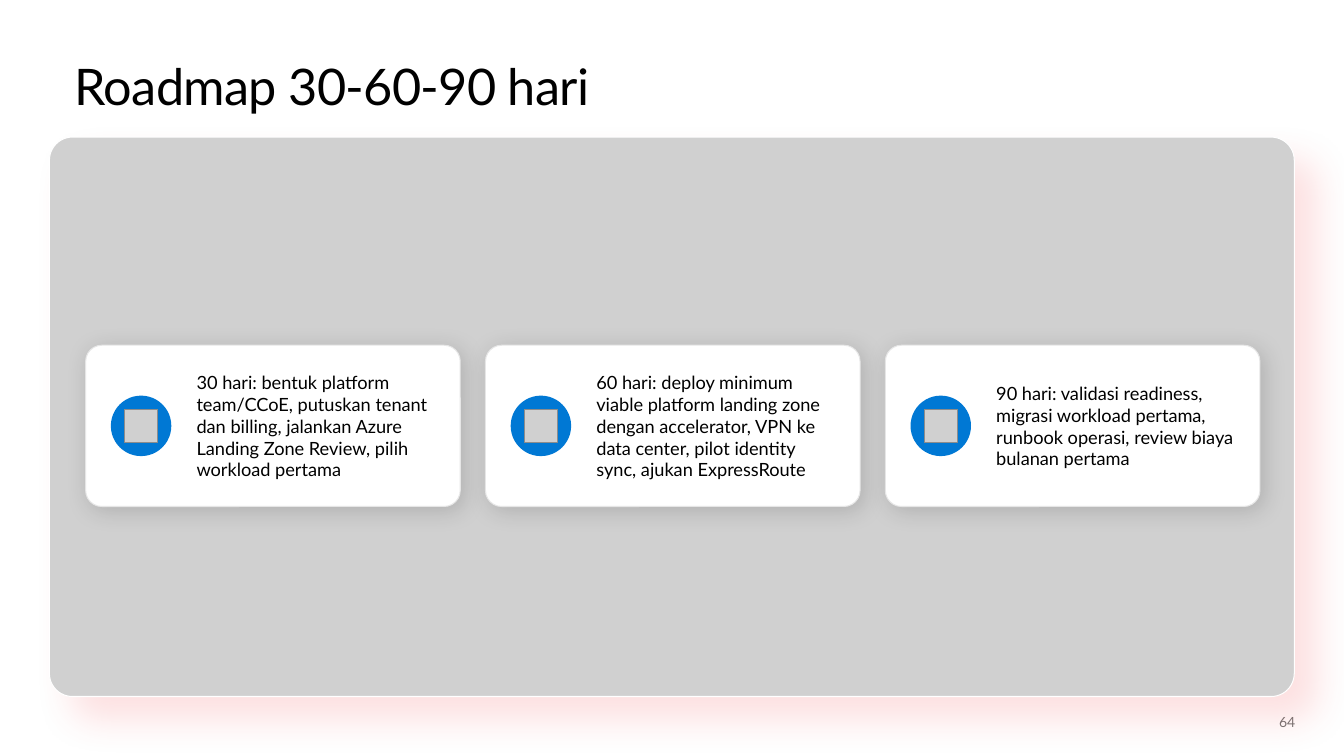
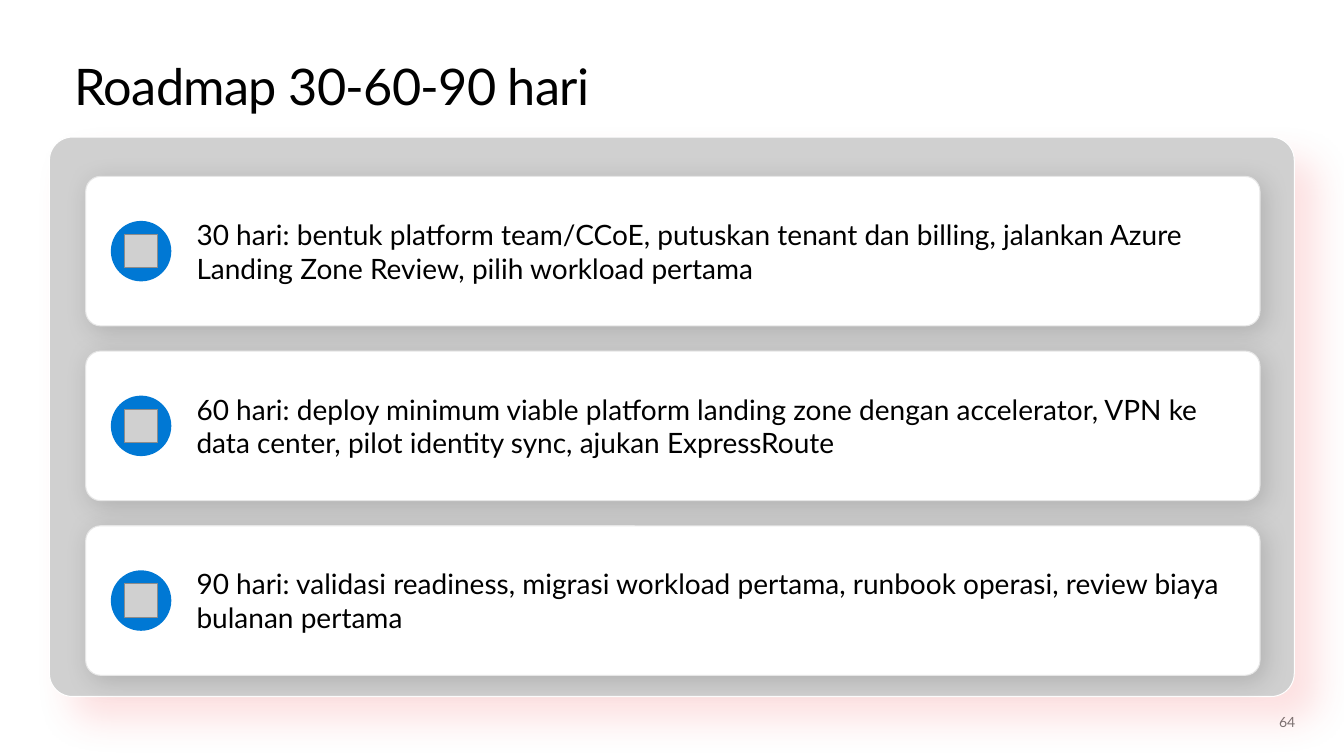
Before and after one commit to medisa-aris/azure-landing-zone-training, a slide deck: slide 64 of slides/pptx/slide_day05_automate-onboard-operate.pptx. Drawn at 1344x756 pixels with LibreOffice and Linux fonts; fonts in the diff are those of the drawing; grey boxes stand for pictures; background and template pictures are left out. Boxes give left, top, right and bottom in pixels: in the first picture for what was removed or moved away, otherwise in the second. Text is boxed around its words. In the diff, an @@ line names an element or a change of style, - is before the commit and + after.

```diff
--- a/slides/pptx/slide_day05_automate-onboard-operate.pptx
+++ b/slides/pptx/slide_day05_automate-onboard-operate.pptx
@@ rounded rectangle added at (86,176,1260,326), fill #FFFFFF, outline #E6E6E6 0.75 pt @@
@@ text "30 hari: bentuk platform team/CCoE, ...": place and size @@
-text "30 hari: bentuk platform team/CCoE, ..." at (197,375,428,479)
+text "30 hari: bentuk platform team/CCoE, ..." at (197,224,1182,284)
@@ ellipse: place and size @@
-ellipse at (910,395,971,456)
+ellipse at (111,221,171,281)
@@ picture added at (125,235,158,268) @@
@@ rounded rectangle: place and size @@
-rounded rectangle at (486,345,861,506)
+rounded rectangle at (86,351,1260,500)
@@ rounded rectangle removed at (86,345,461,506) @@
@@ rounded rectangle removed at (885,345,1260,506) @@
@@ text "60 hari: deploy minimum viable ...": place and size @@
-text "60 hari: deploy minimum viable ..." at (596,375,820,480)
+text "60 hari: deploy minimum viable ..." at (197,399,1197,458)
@@ picture removed at (524,409,558,443) @@
@@ rounded rectangle added at (86,526,1260,676), fill #FFFFFF, outline #E6E6E6 0.75 pt @@
@@ size 13 to 20 pt in 3 elements at (197,399,1197,458), (197,224,1182,284), (197,573,1219,633) @@
@@ text "90 hari: validasi readiness, migrasi ...": place and size @@
-text "90 hari: validasi readiness, migrasi ..." at (996,386,1234,468)
+text "90 hari: validasi readiness, migrasi ..." at (197,573,1219,633)
@@ ellipse: place and size @@
-ellipse at (511,395,572,456)
+ellipse at (111,571,171,631)
@@ picture: place and size @@
-picture at (925,409,958,443)
+picture at (125,584,158,617)
```
Also in this commit, not shown: 5 other slides changed, 5 other files.
